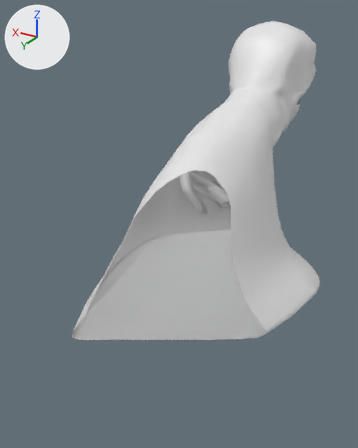
Two versions of the FBX model Assets/Enemigos/Wanderer/Enemigo 1.fbx, one commit apart.
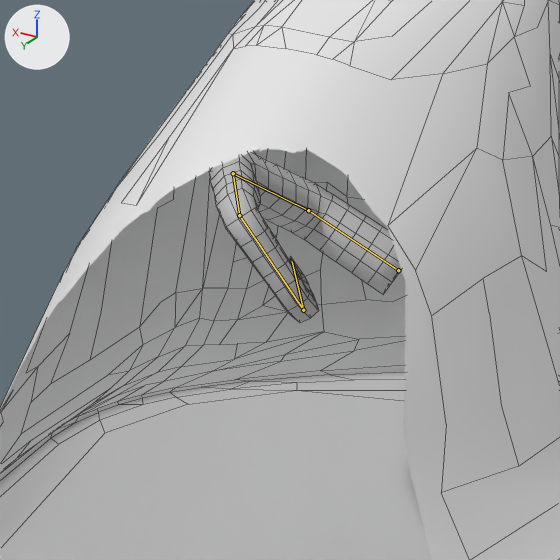
Each version appears first whole from a camera (50 mm lens) standing at (-3.02, 5.4, 3.71) and looking at (0.12, 0.17, 1.09), and next in a close-up on the part from 35% to 76% of the width and 29% to 62% of the height. Lighting does not change. The marker at upper left points along +X, +Y and +Z. Both versions are drawn at frame 1 of the action 'Armature.001|Armature|Take 001|Take 001:BaseAnimation'; the numbers are the values there. The bones that change are drawn over the model as lines in the close-ups. The close-ups show mesh edges as thin lines. Everything nearer to the camera than a plane just in front of the edit is cut away.
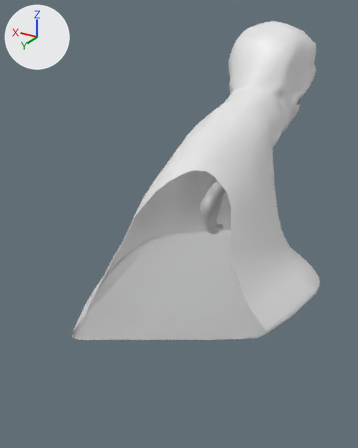
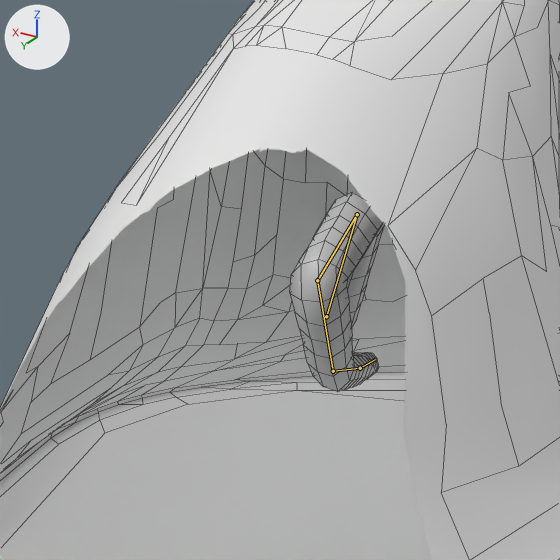
Where the change shows, as pixel boxes [x1, y1, x2, y2] in the close-ups (560 x 560 px):
```json
{"object": "Cube.001", "change": "posed", "before": [209, 153, 401, 322], "after": [290, 192, 384, 392], "on screen": "51% narrower, 18% taller"}
{"bone": "Bone", "before": "(398, 270) to (308, 210)", "after": "(326, 316) to (357, 214)"}
{"bone": "Bone.001", "before": "(308, 210) to (233, 173)", "after": "(357, 214) to (317, 280)"}
{"bone": "Bone.002", "before": "(233, 173) to (239, 215)", "after": "(317, 280) to (333, 371)"}
{"bone": "Bone.004", "before": "(239, 215) to (303, 310)", "after": "(333, 371) to (360, 368)"}
{"bone": "Bone.005", "before": "(303, 310) to (292, 261)", "after": "(360, 368) to (375, 359)"}
```

Scene script edits in JSON lines:
```json
{"block": "bone_bone", "where": "bone_bone = bpy.data.objects['Armature.001'].pose.bones['Bone']"}
{"op": "set", "path": "bone_bone.location", "old": "(0.0, -3.7, 2.63)", "new": "(0.56, -4.02, -2.3)"}
{"op": "set", "path": "bone_bone.rotation_quaternion", "old": "(-0.058, 0.485, 0.866, -0.103)", "new": "(0.012, -0.133, 0.991, -0.003)", "note": "degrees (14, -180, -58) -> degrees (1, 179, 15)"}
{"op": "set", "path": "bone_bone.scale", "old": "(4.3, 4.3, 4.3)", "new": "(4.45, 4.45, 4.45)"}
{"block": "bone_bone_001", "where": "bone_bone_001 = bpy.data.objects['Armature.001'].pose.bones['Bone.001']  # child of 'Bone'"}
{"op": "set", "path": "bone_bone_001.rotation_quaternion", "old": "(0.927, 0.332, -0.064, -0.165)", "new": "(0.641, 0.714, -0.082, -0.27)", "note": "degrees (39, -1, -20) -> degrees (92, 16, -29)"}
{"block": "bone_bone_002", "where": "bone_bone_002 = bpy.data.objects['Armature.001'].pose.bones['Bone.002']  # child of 'Bone.001'"}
{"op": "set", "path": "bone_bone_002.rotation_quaternion", "old": "(0.854, 0.485, 0.032, -0.185)", "new": "(0.609, 0.434, -0.141, -0.648)", "note": "degrees (57, 14, -17) -> degrees (51, 23, -83)"}
{"block": "bone_bone_004", "where": "bone_bone_004 = bpy.data.objects['Armature.001'].pose.bones['Bone.004']  # child of 'Bone.002'"}
{"op": "set", "path": "bone_bone_004.rotation_quaternion", "old": "(0.78, 0.626, 0.0, 0.0)", "new": "(0.929, 0.16, 0.017, -0.334)", "note": "degrees (77, 0, 0) -> degrees (17, 8, -38)"}
{"block": "bone_bone_005", "where": "bone_bone_005 = bpy.data.objects['Armature.001'].pose.bones['Bone.005']  # child of 'Bone.004'"}
{"op": "set", "path": "bone_bone_005.rotation_quaternion", "old": "(0.611, 0.792, 0.0, 0.0)", "new": "(0.96, 0.049, 0.277, 0.018)", "note": "degrees (105, 0, 0) -> degrees (7, 32, 4)"}
```
